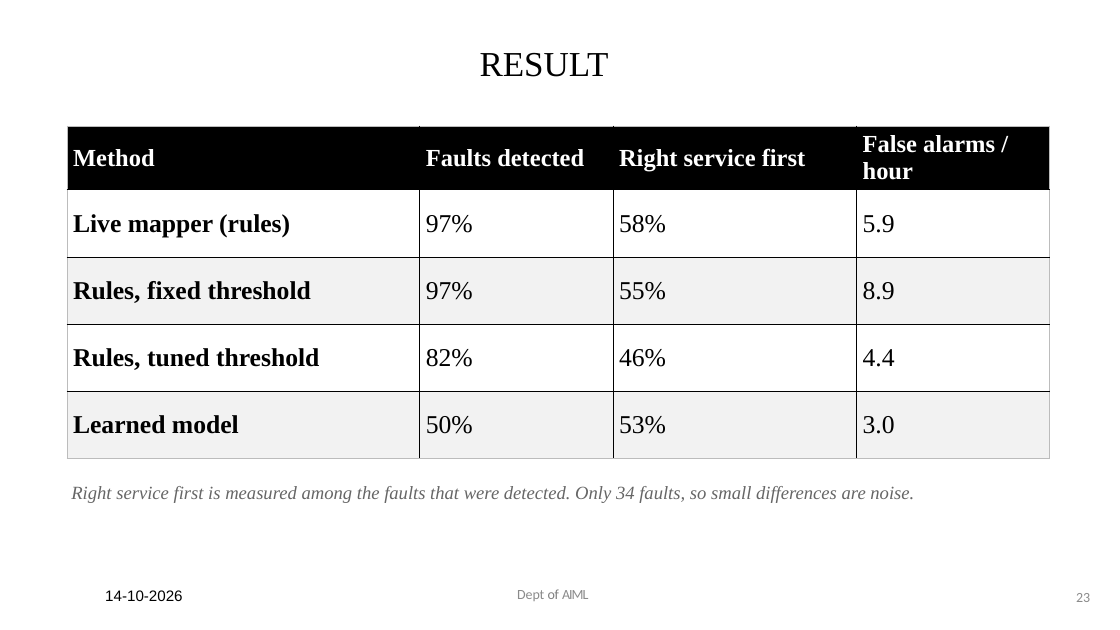
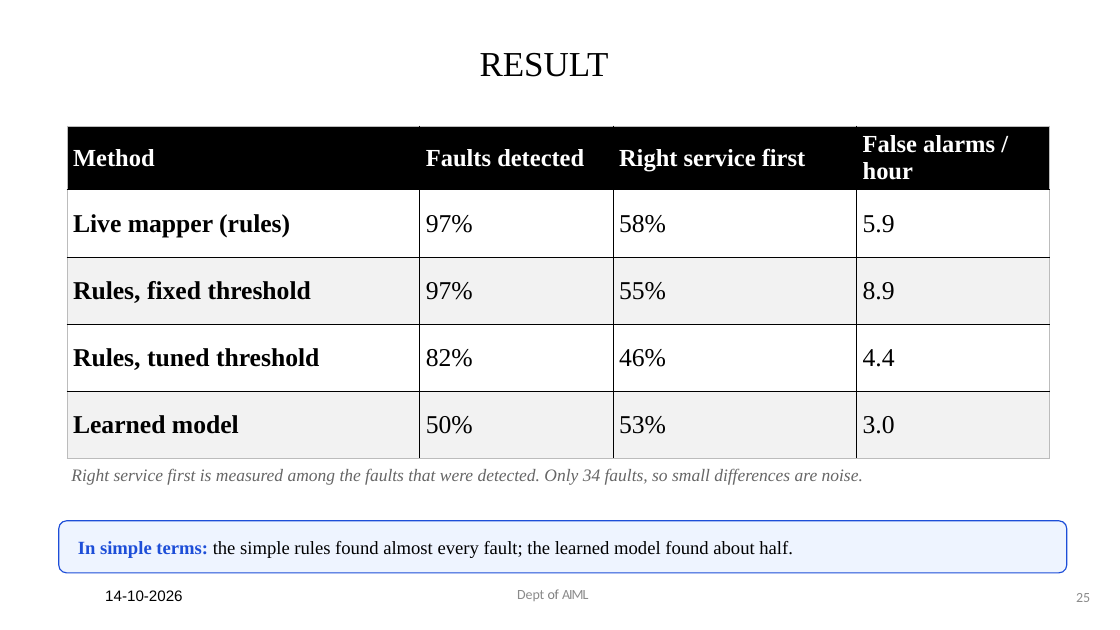
Before and after one commit to Royson-salis-18/microservice-mapper, a slide deck: slide 25 of wiki/Project_Phase_II_presentation.pptx (slide 23 before the commit). Drawn at 1120x630 pixels with LibreOffice and Linux fonts; fonts in the diff are those of the drawing. Boxes give left, top, right and bottom in pixels: in the first picture for what was removed or moved away, otherwise in the second. Text is boxed around its words. In the diff, an @@ line names an element or a change of style, - is before the commit and + after.

```diff
--- a/wiki/Project_Phase_II_presentation.pptx
+++ b/wiki/Project_Phase_II_presentation.pptx
@@ text "Right service first is measured ...": place and size @@
-text "Right service first is measured ..." at bbox=[71, 486, 914, 503]
+text "Right service first is measured ..." at bbox=[71, 468, 863, 485]
@@ text "Right service first is measured ..." at bbox=[71, 468, 863, 485]: size 16 to 15 pt @@
@@ rounded rectangle added at bbox=[59, 521, 1067, 573], fill #EEF4FF, outline #1D4ED8 1 pt, 16 pt, text #000000 @@
+In simple terms: the simple rules found almost every fault; the learned model found about half.
@@ page number at bbox=[1076, 593, 1090, 602]: text changed @@
-23
+25
```
Also in this commit, not shown: 5 other slides changed, 5 slides added, 2 slides removed.
